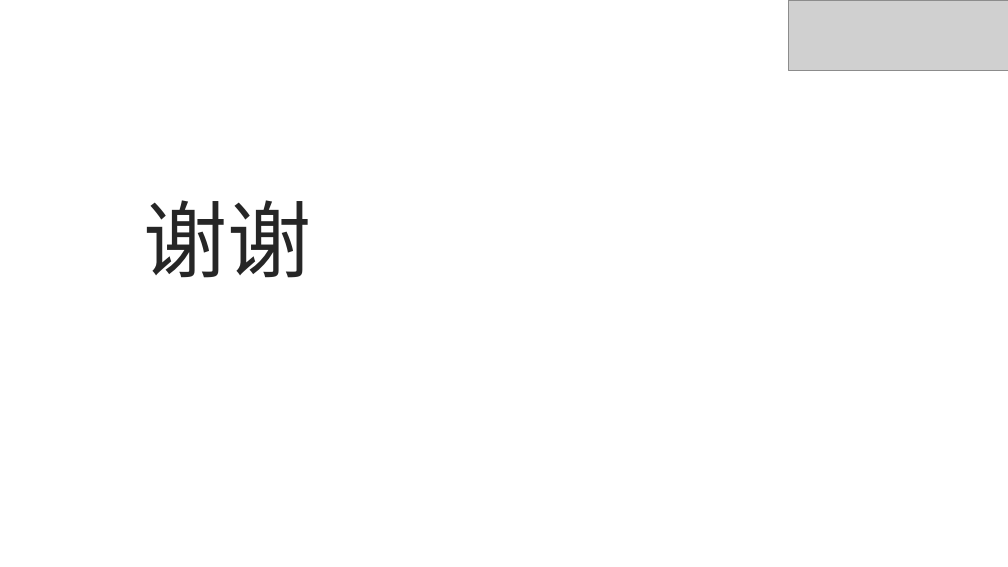
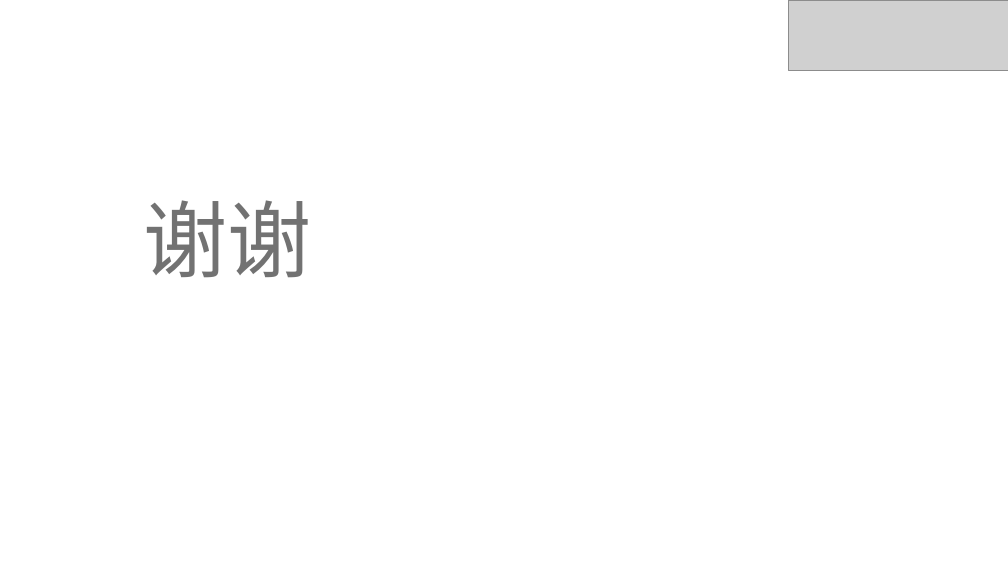
Before and after one commit to ivaneye/ivaneye.github.com, a slide deck: slide 16 of source/ppt/work/焦点服务化框架Hydra的演变-王一帆.pptx (slide 14 before the commit). Drawn at 1008x567 pixels with LibreOffice and Linux fonts; fonts in the diff are those of the drawing; grey boxes stand for pictures. Boxes give left, top, right and bottom in pixels: in the first picture for what was removed or moved away, otherwise in the second. Text is boxed around its words. In the diff, an @@ line names an element or a change of style, - is before the commit and + after.

```diff
--- a/source/ppt/work/焦点服务化框架Hydra的演变-王一帆.pptx
+++ b/source/ppt/work/焦点服务化框架Hydra的演变-王一帆.pptx
@@ title "谢谢" at bbox=[143, 200, 311, 278]: text colour #262626 to #727272 @@
```
Also in this commit, not shown: 11 other slides changed, 4 slides added, 2 slides removed, 1 other file.
